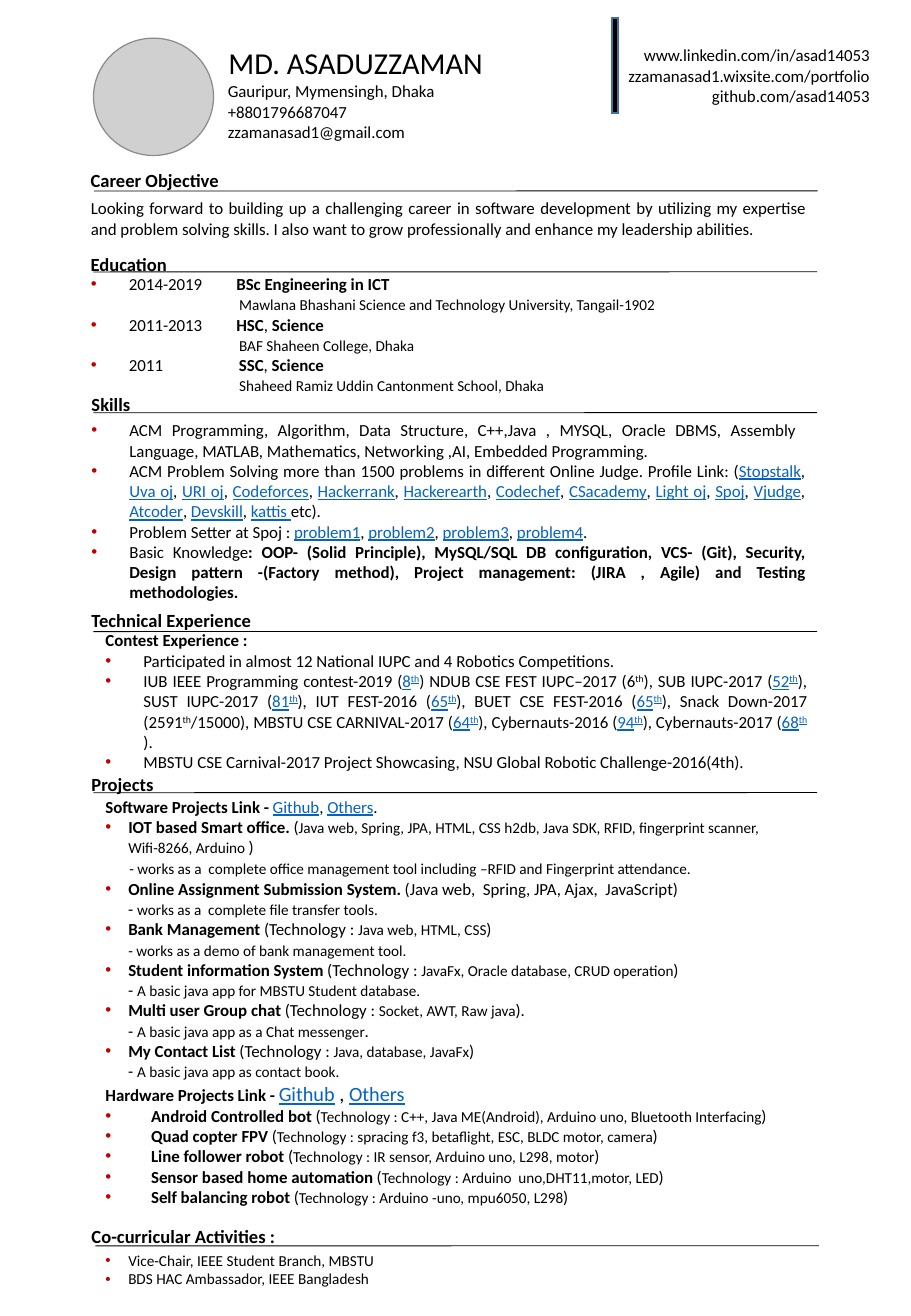
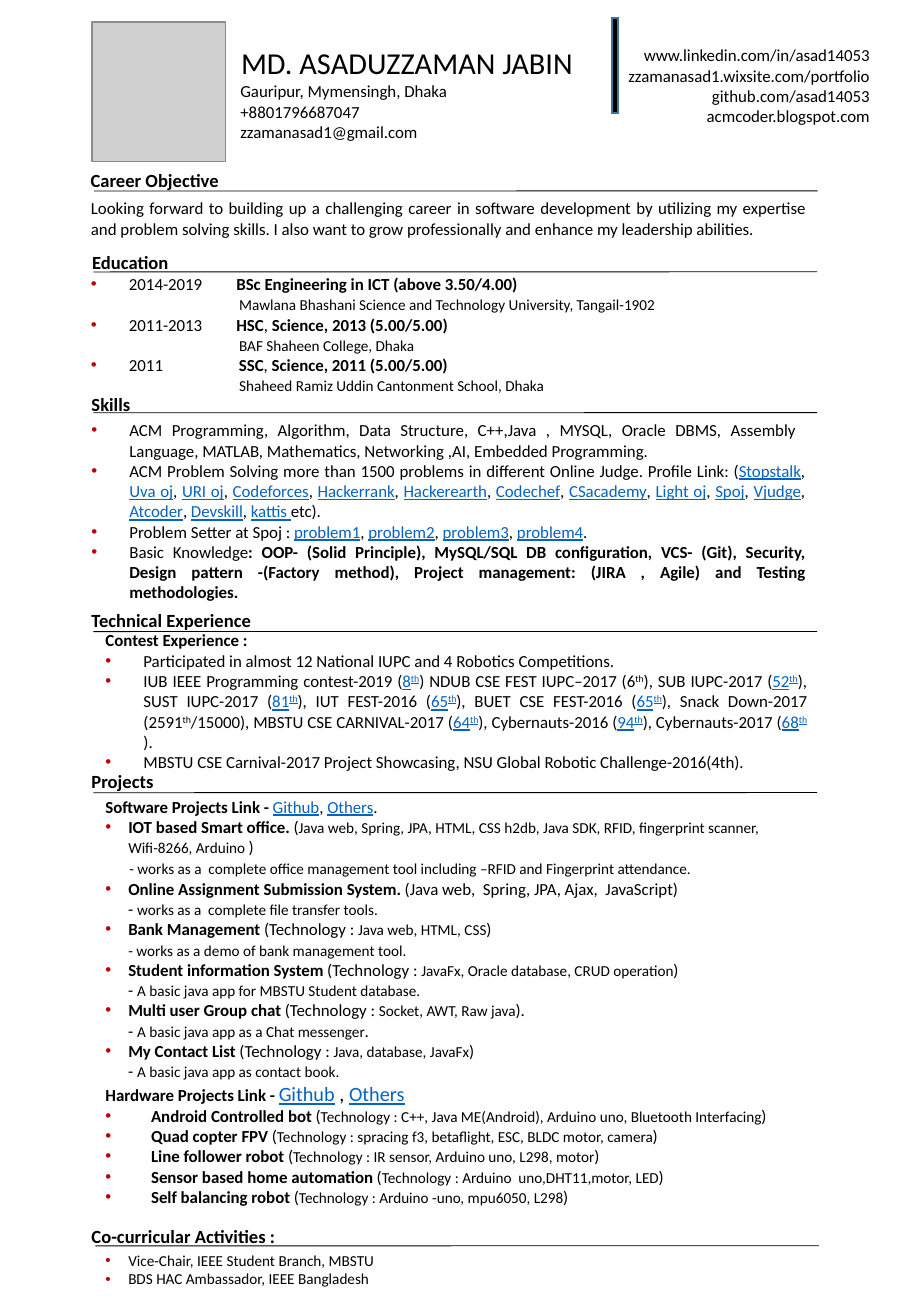
Before and after one commit to asad14053/Miscellaneous, a slide deck: slide 1 of my CV/main cv/asad_cv.pptx. Drawn at 911x1316 pixels with LibreOffice and Linux fonts; fonts in the diff are those of the drawing; grey boxes stand for pictures. Boxes give left, top, right and bottom in pixels: in the first picture for what was removed or moved away, otherwise in the second. Text is boxed around its words. In the diff, an @@ line names an element or a change of style, - is before the commit and + after.

```diff
--- a/my CV/main cv/asad_cv.pptx
+++ b/my CV/main cv/asad_cv.pptx
@@ picture resized from (x1=94, y1=38, x2=214, y2=155) to (x1=92, y1=22, x2=226, y2=162) @@
@@ text at (x1=241, y1=54, x2=572, y2=75): text changed @@
-MD. ASADUZZAMAN
+MD. ASADUZZAMAN JABIN
@@ text "Gauripur, Mymensingh, Dhaka" moved from (x1=228, y1=85, x2=435, y2=141) to (x1=240, y1=85, x2=447, y2=141) @@
@@ text at (x1=707, y1=110, x2=870, y2=125): paragraph added @@
+acmcoder.blogspot.com
@@ text at (x1=129, y1=277, x2=518, y2=293): text changed @@
-• 2014-2019 BSc Engineering in ICT
+• 2014-2019 BSc Engineering in ICT (above 3.50/4.00)
@@ text at (x1=129, y1=318, x2=448, y2=334): text changed; bold on @@
-• 2011-2013 HSC, Science
+• 2011-2013 HSC, Science, 2013 (5.00/5.00)
@@ text at (x1=129, y1=358, x2=448, y2=374): text changed @@
-• 2011 SSC, Science
+• 2011 SSC, Science, 2011 (5.00/5.00)
```
Also in this commit, not shown: 7 other files.
